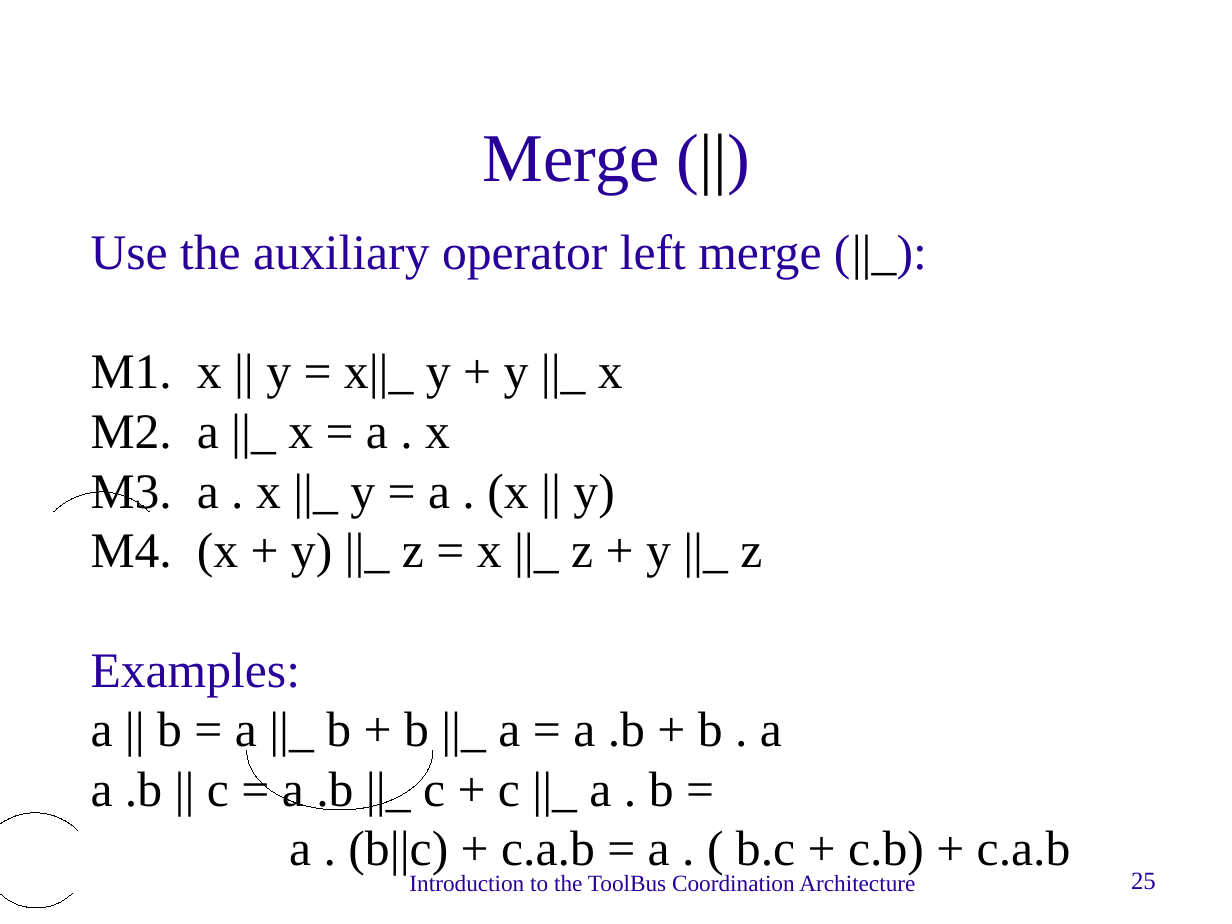
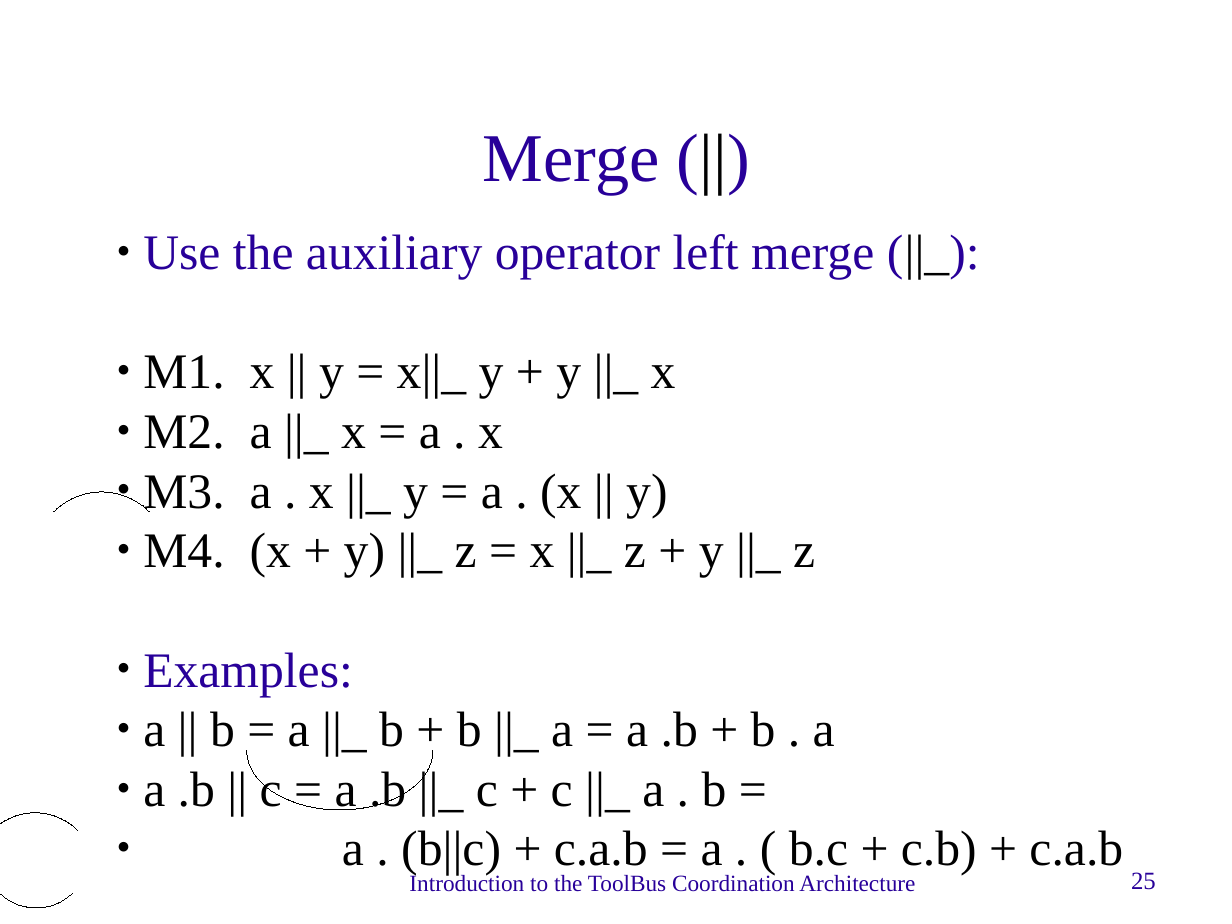
Before and after one commit to cwi-swat/meta-environment, a slide deck: slide 25 of meta-doc/technology/toolbus-intro/toolbus-intro.odp. Drawn at 1232x924 pixels with LibreOffice and Linux fonts; fonts in the diff are those of the drawing; background and template pictures are left out. Boxes give left, top, right and bottom in pixels: in the first picture for what was removed or moved away, otherwise in the second. Text is boxed around its words. In the diff, an @@ line names an element or a change of style, - is before the commit and + after.

```diff
--- a/meta-doc/technology/toolbus-intro/toolbus-intro.odp
+++ b/meta-doc/technology/toolbus-intro/toolbus-intro.odp
@@ subtitle "Use the auxiliary operator left ...": place and size @@
-subtitle "Use the auxiliary operator left ..." at [91, 234, 1071, 876]
+subtitle "Use the auxiliary operator left ..." at [143, 234, 1123, 876]
@@ subtitle "Use the auxiliary operator left ..." at [143, 234, 1123, 876]: bullet none to ●; list level 1 to 2 in "Use the auxiliary operator left ..."; list level 1 to 2 in "M1. x || y = ..."; list level 1 to 2 in "M2. a ||_ x = ..."; list level 1 to 2 in "M3. a . x ||_ ..."; list level 1 to 2 in "M4. (x + y) ||_ ..."; list level 1 to 2 in "Examples:"; list level 1 to 2 in "a || b = a ..."; list level 1 to 2 in "a .b || c = ..."; list level 1 to 2 in "a . (b||c) + c.a.b ..." @@
```
Also in this commit, not shown: 1 other slide changed, 13 other files.
